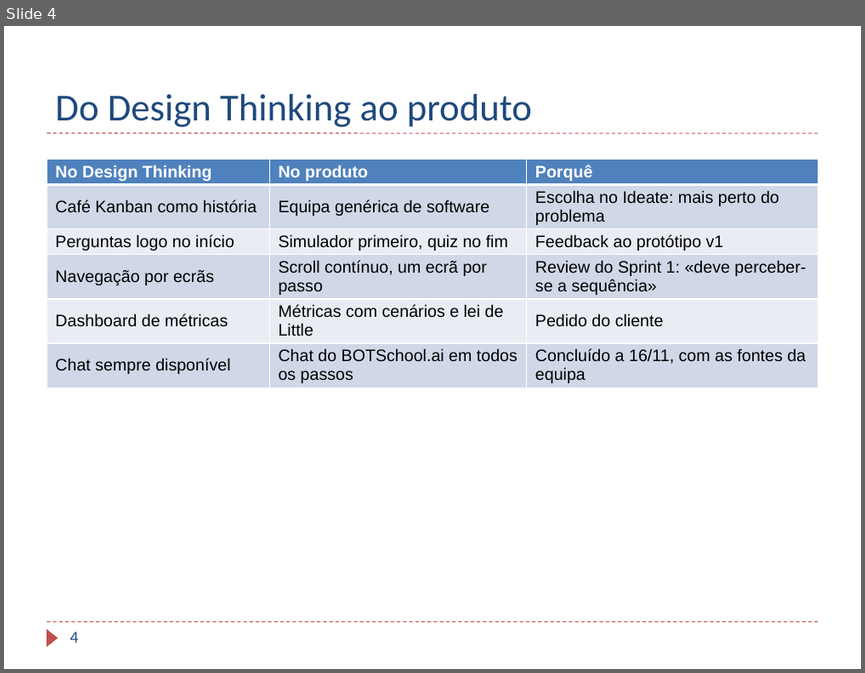
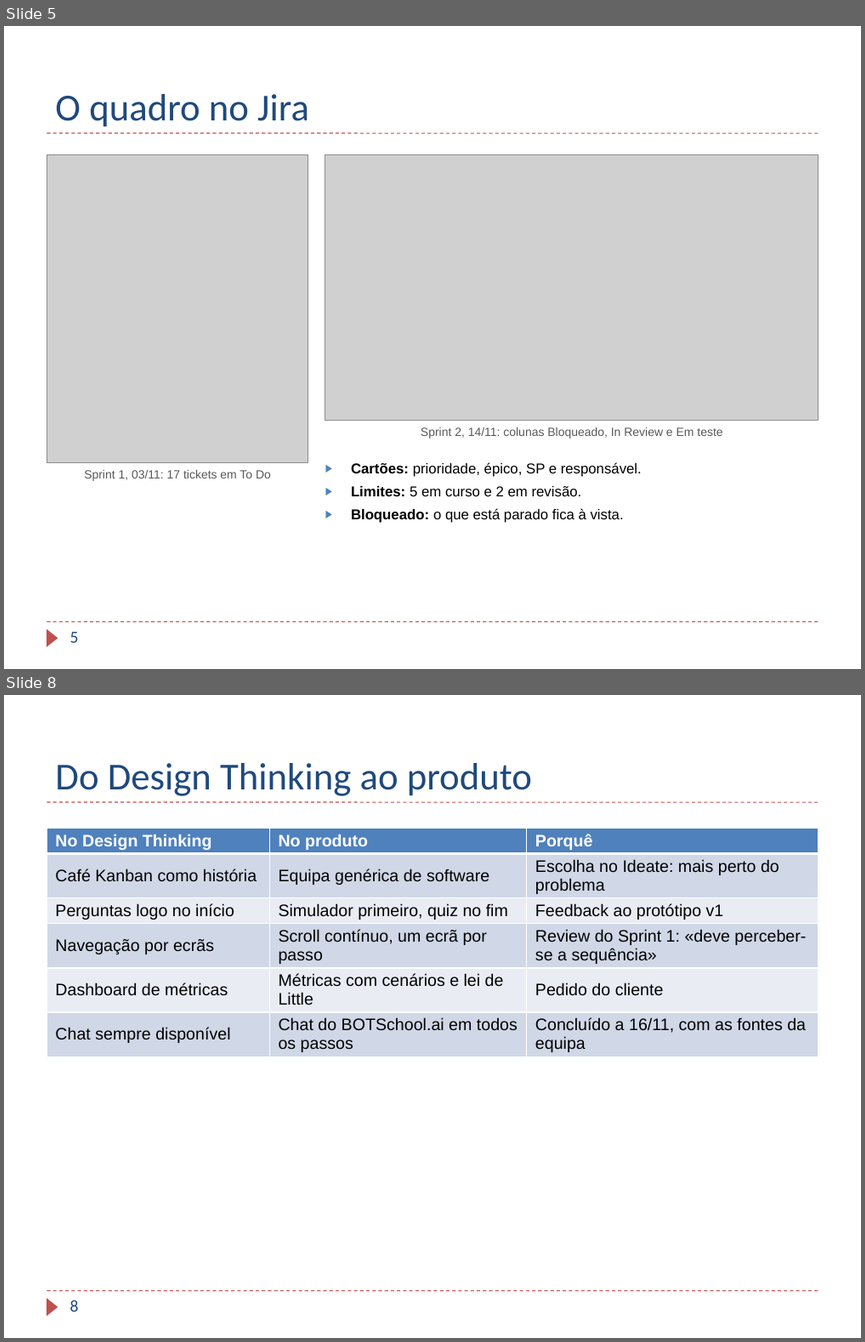
Before and after one commit to TaniaBmGuedes/MDS-TP4, a slide deck: entrega/07_Apresentacao_Final.pptx. Shown one above the other, each under a label of ours: slide 4 before the commit, slides 5 and 8 after it; the slides between them are not shown. The pictures are 865x673 and 865x1342 pixels, drawn with LibreOffice and Linux fonts; fonts in the diff are those of the drawing; grey boxes stand for pictures; background and template pictures are left out. Boxes give left, top, right and bottom in pixels: in the first picture for what was removed or moved away, otherwise in the second. Text is boxed around its words. In the diff, an @@ line names an element or a change of style, - is before the commit and + after.

Commit message:
Apresentação: introdução, processo com prints do Jira e do GitHub, dailies e menos texto por slide

```diff
--- a/entrega/07_Apresentacao_Final.pptx
+++ b/entrega/07_Apresentacao_Final.pptx
@@ slide 5 added at (4,26,861,669), background #FFFFFF; not listed: 3 template elements that a slide beside it also shows @@
@@ title added at (55,94,309,127), 32 pt, text #1F497D @@
+O quadro no Jira
@@ picture added at (46,154,308,463) @@
@@ picture added at (325,154,818,420) @@
@@ text added at (420,427,722,438), 10 pt, text #595959 @@
+Sprint 2, 14/11: colunas Bloqueado, In Review e Em teste
@@ text added at (84,470,271,481), 10 pt, text #595959 @@
+Sprint 1, 03/11: 17 tickets em To Do
@@ text added at (351,462,642,522), 12 pt, text #000000 @@
+▶ Cartões: prioridade, épico, SP e responsável.
+▶ Limites: 5 em curso e 2 em revisão.
+▶ Bloqueado: o que está parado fica à vista.
@@ page number added at (70,631,79,642), 14 pt, text #1F497D @@
+5
@@ what was slide 4 is now slide 8 @@
@@ page number at (70,1299,79,1311): text changed @@
-4
+8
```
Also in this commit, not shown: 7 slides changed, 3 other slides added.
